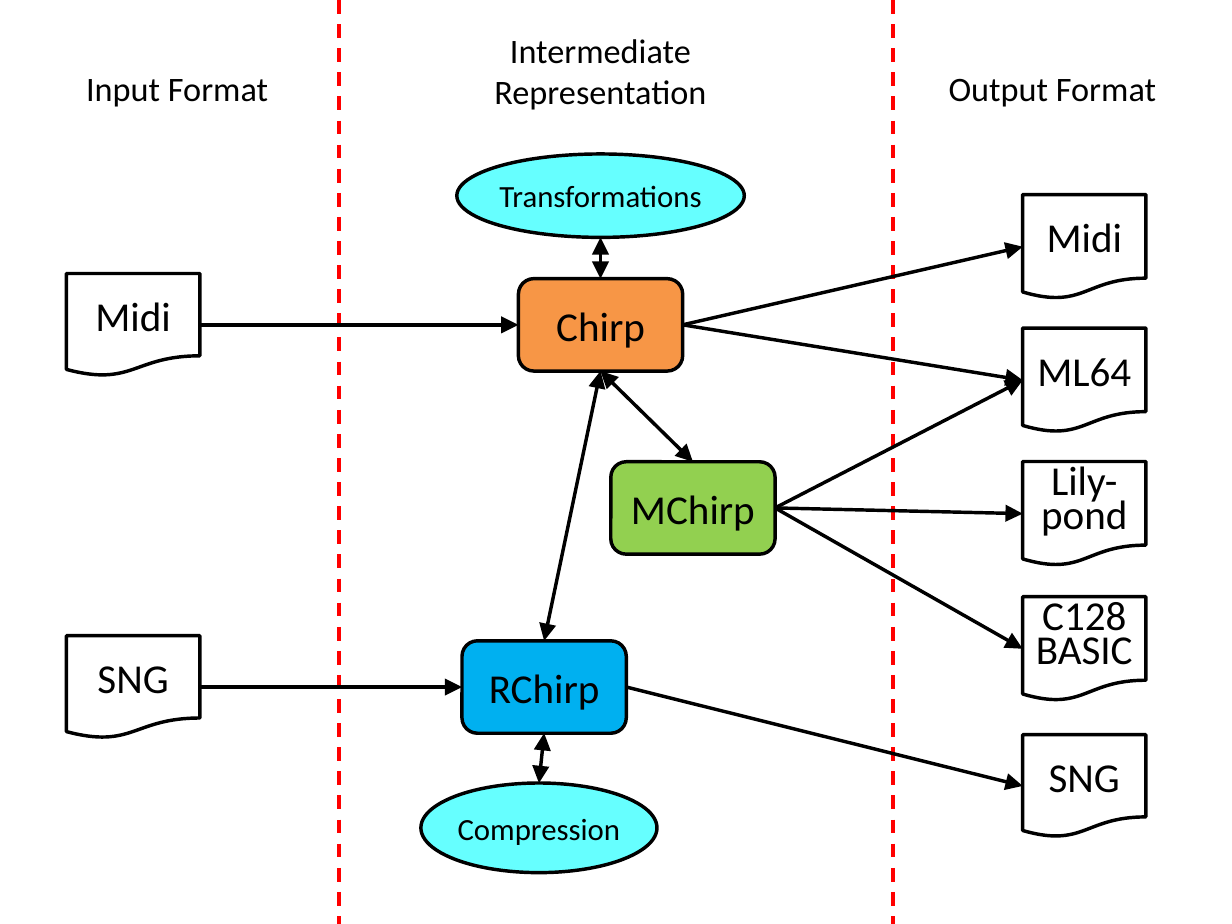
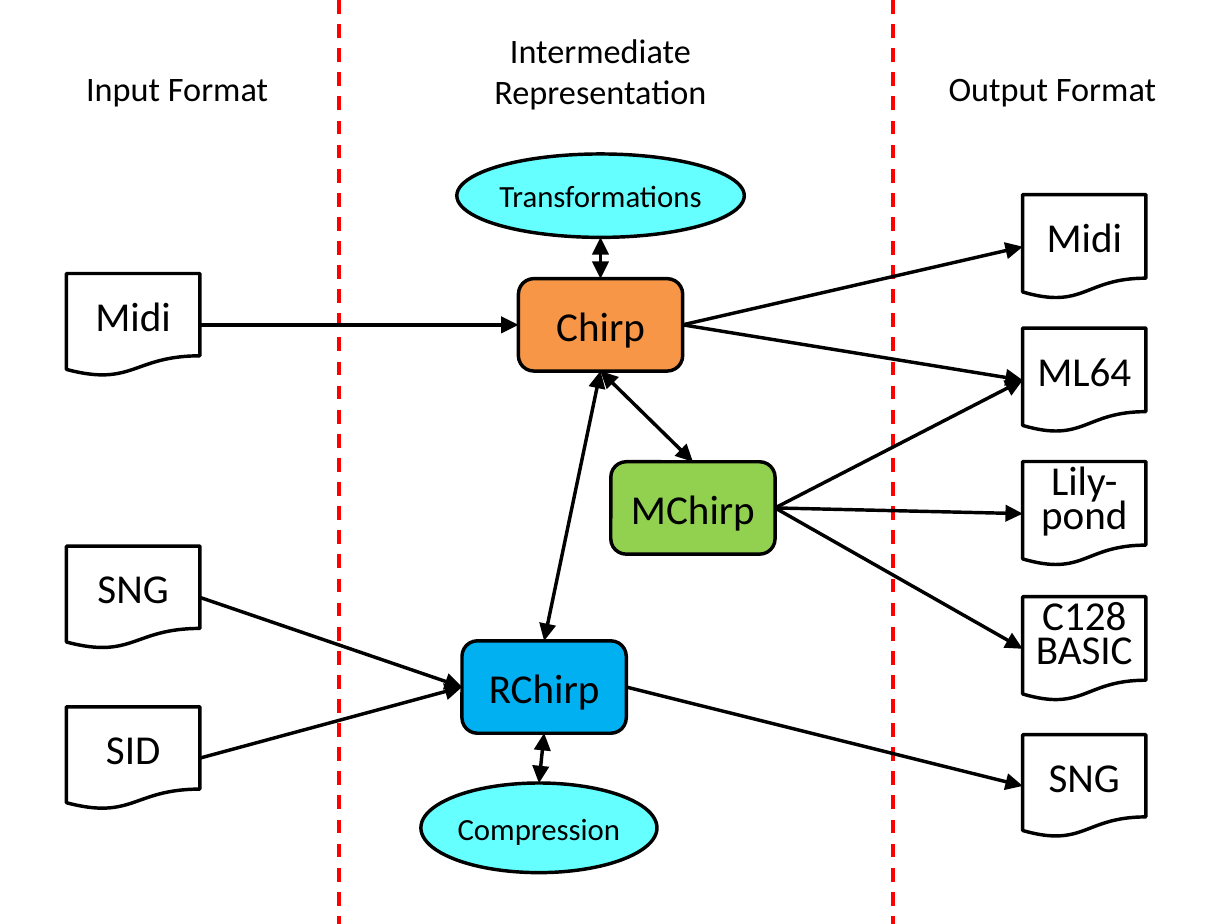
Before and after one commit to c64cryptoboy/ChiptuneSAK, a slide deck: slide 1 of docs/_images/ChiptuneSAK.pptx. Drawn at 1232x924 pixels with LibreOffice and Linux fonts; fonts in the diff are those of the drawing. Boxes give left, top, right and bottom in pixels: in the first picture for what was removed or moved away, otherwise in the second. Text is boxed around its words. In the diff, an @@ line names an element or a change of style, - is before the commit and + after.

```diff
--- a/docs/_images/ChiptuneSAK.pptx
+++ b/docs/_images/ChiptuneSAK.pptx
@@ flow chart document "SNG": place and size @@
-flow chart document "SNG" at [67,636,200,738]
+flow chart document "SNG" at [67,546,200,648]
@@ arrow added from (200, 598) to (462, 687), #000000 2 pt @@
@@ arrow moved from (200, 687) - (462, 687) to (200, 758) - (462, 687) @@
@@ flow chart document added at [67,707,200,809], fill #FFFFFF, outline #000000 2 pt, 24 pt, text #000000 @@
+SID
```
Also in this commit, not shown: 2 other files.
